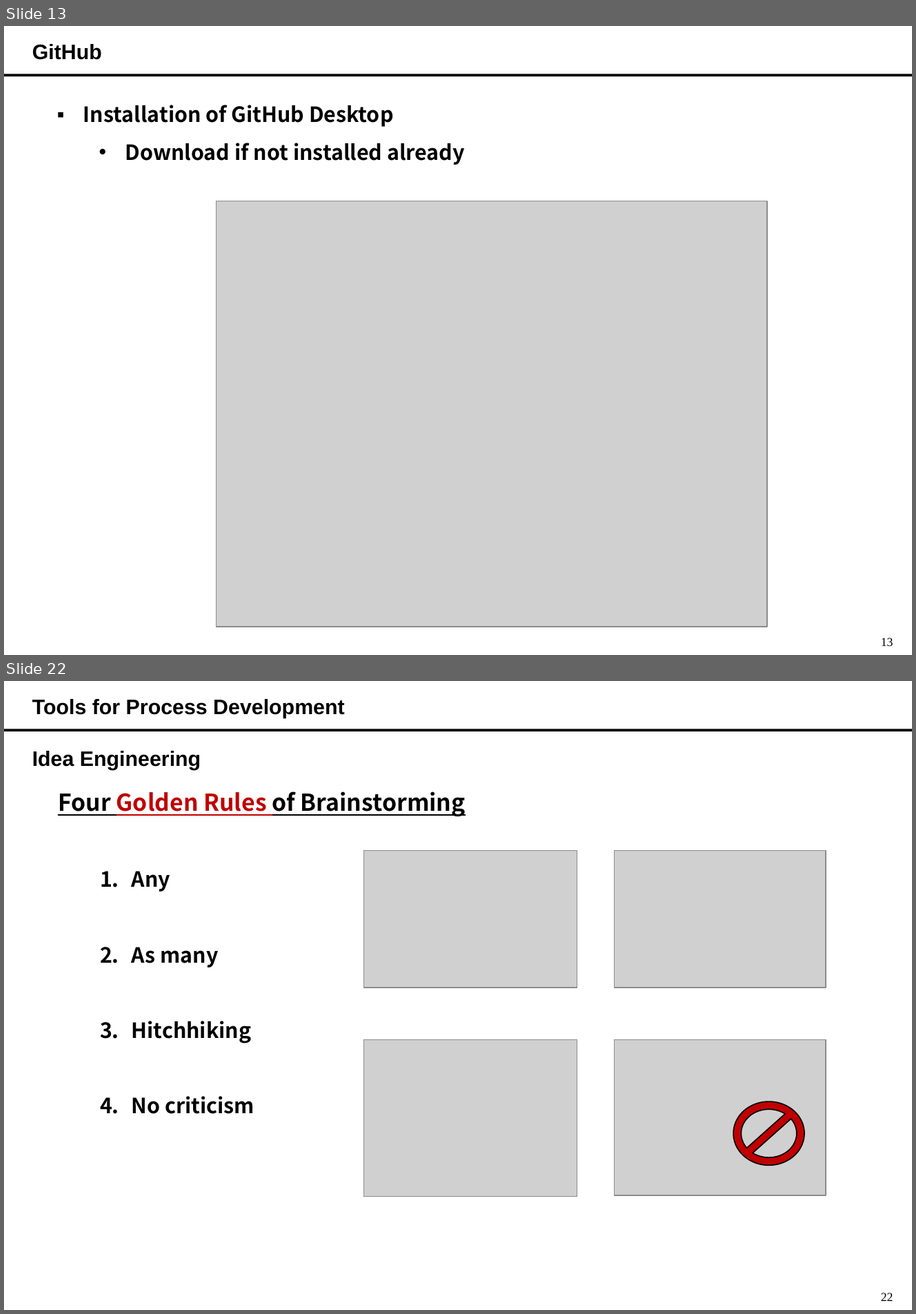
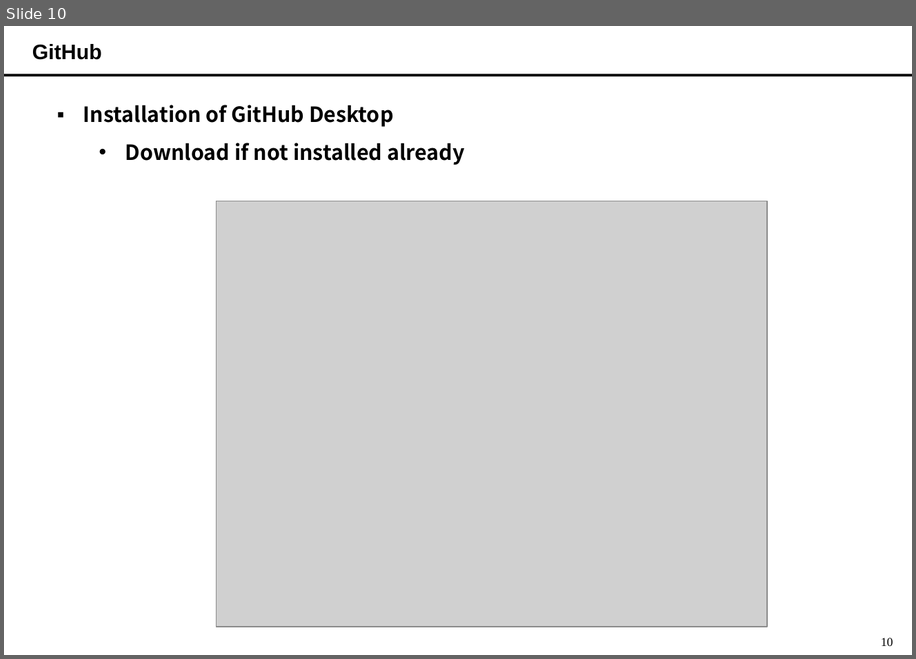
Before and after one commit to YoungJuRho/subject_SAD22, a slide deck: (02-2) GitHub.pptx. Shown one above the other, each under a label of ours: slides 13 and 22 before the commit, slide 10 after it; the slides between them are not shown. The pictures are 916x1314 and 916x659 pixels, drawn with LibreOffice and Linux fonts; fonts in the diff are those of the drawing; grey boxes stand for pictures. Boxes give left, top, right and bottom in pixels: in the first picture for what was removed or moved away, otherwise in the second. Text is boxed around its words. In the diff, an @@ line names an element or a change of style, - is before the commit and + after.

```diff
--- a/(02-2) GitHub.pptx
+++ b/(02-2) GitHub.pptx
@@ slide 22 removed at (4, 681, 912, 1310), background #FFFFFF; not listed: 2 template elements that a slide beside it also shows @@
@@ text removed at (32, 699, 345, 718) @@
-Tools for Process Development
@@ text removed at (32, 751, 201, 770) @@
-Idea Engineering
@@ text removed at (58, 791, 466, 1114) @@
-Four Golden Rules of Brainstorming
-  1. Any
-  2. As many
-  3. Hitchhiking
-  4. No criticism
@@ picture removed at (363, 850, 577, 988) @@
@@ picture removed at (615, 850, 826, 988) @@
@@ picture removed at (363, 1040, 577, 1196) @@
@@ picture removed at (615, 1040, 826, 1195) @@
@@ no-entry sign removed at (733, 1101, 804, 1165) @@
@@ what was slide 13 is now slide 10 @@
@@ page number at (881, 637, 893, 646): text changed @@
-13
+10
```
Also in this commit, not shown: 5 slides changed, 1 slide added, 13 other slides removed.
